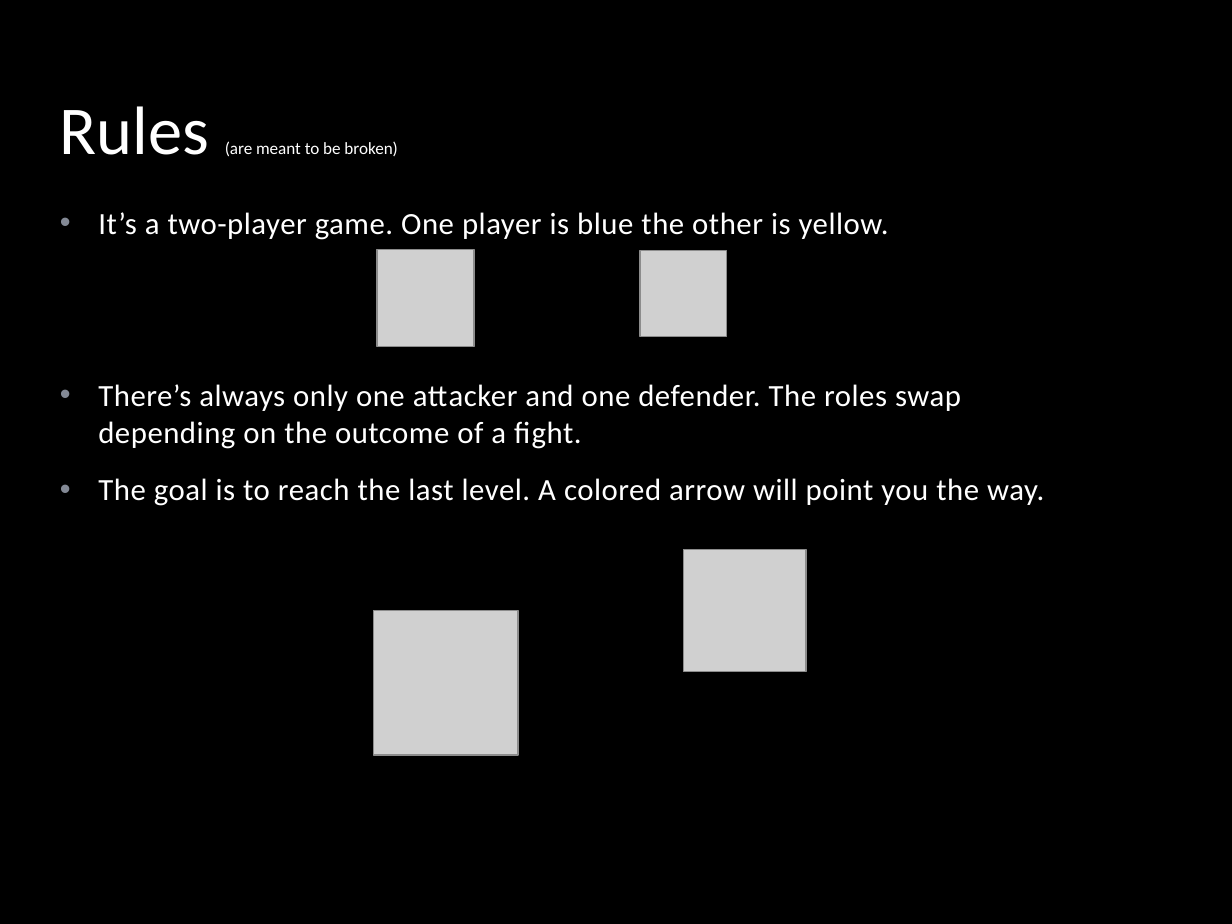
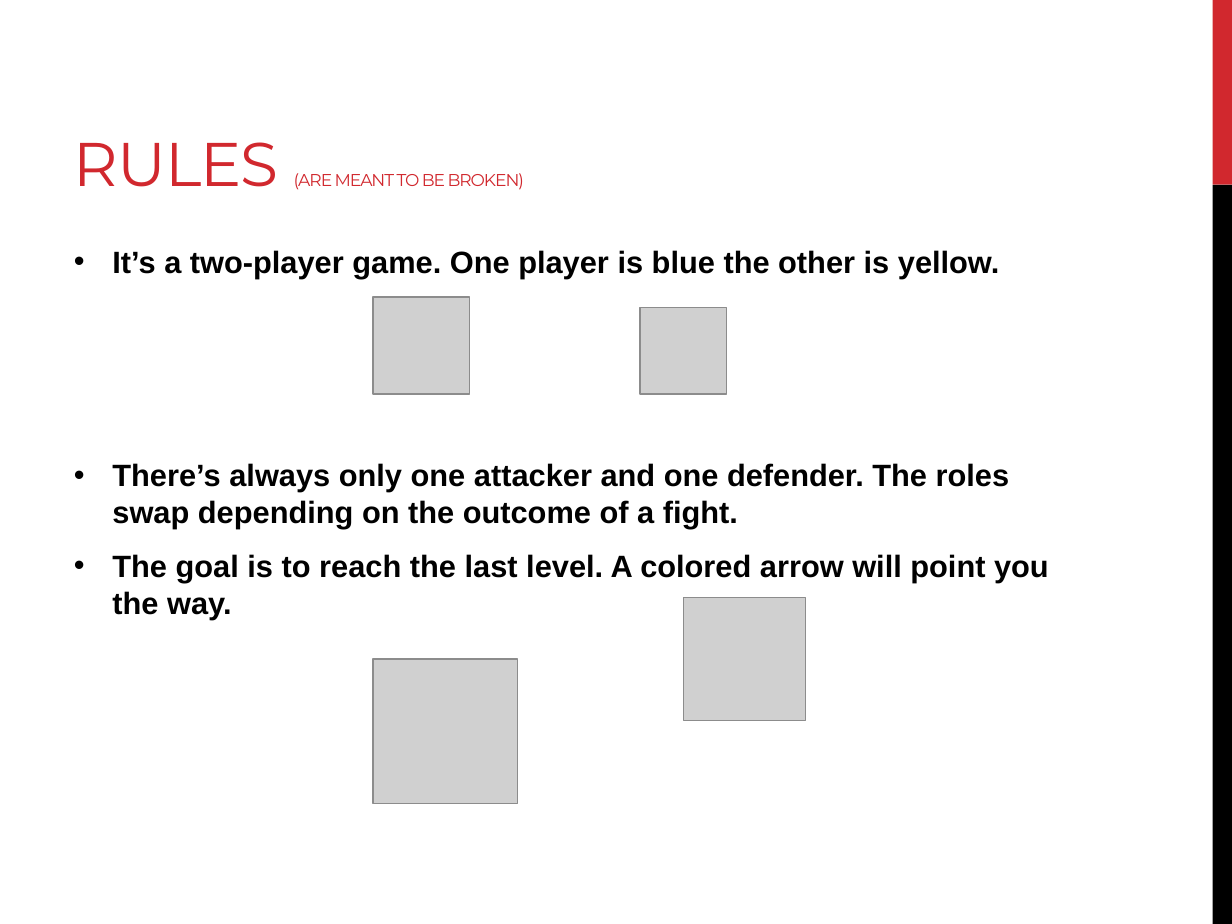
Before and after one commit to peterhoang/Super-Duper-Game, a slide deck: slide 14 of The Super-Awesome Game Deck.pptx. Drawn at 1232x924 pixels with LibreOffice and Linux fonts; fonts in the diff are those of the drawing; grey boxes stand for pictures; background and template pictures are left out. Boxes give left, top, right and bottom in pixels: in the first picture for what was removed or moved away, otherwise in the second. Text is boxed around its words. In the diff, an @@ line names an element or a change of style, - is before the commit and + after.

Commit message:
Changed the PP theme.

```diff
--- a/The Super-Awesome Game Deck.pptx
+++ b/The Super-Awesome Game Deck.pptx
@@ background picture (left out) to #FFFFFF @@
@@ rectangle removed at bbox=[0, 0, 1232, 924] @@
@@ rectangle added at bbox=[1212, 0, 1232, 185], fill #D1282E @@
@@ title at bbox=[74, 142, 524, 190]: text changed; font Calibri to Montserrat; text colour #FFFFFF to #D1282E @@
-Rules (are meant to be broken)
+RULES (ARE MEANT TO BE BROKEN)
@@ rectangle added at bbox=[1212, 185, 1232, 924], fill #000000 @@
@@ text "It’s a two-player game. One ...": place and size @@
-text "It’s a two-player game. One ..." at bbox=[98, 212, 1044, 506]
+text "It’s a two-player game. One ..." at bbox=[112, 250, 1049, 619]
@@ text "It’s a two-player game. One ..." at bbox=[112, 250, 1049, 619]: font Calibri to Arial, text colour #FFFFFF to #000000, letter spacing 0.3 to 0 pt, bold on; less space between paragraphs @@
@@ picture: place and size @@
-picture at bbox=[377, 250, 474, 347]
+picture at bbox=[373, 297, 471, 394]
@@ picture: place and size @@
-picture at bbox=[641, 250, 727, 336]
+picture at bbox=[641, 308, 727, 394]
@@ picture: place and size @@
-picture at bbox=[684, 549, 806, 671]
+picture at bbox=[684, 598, 806, 719]
@@ picture: place and size @@
-picture at bbox=[373, 611, 517, 755]
+picture at bbox=[373, 659, 517, 803]
```
Also in this commit, not shown: 28 other slides changed.
